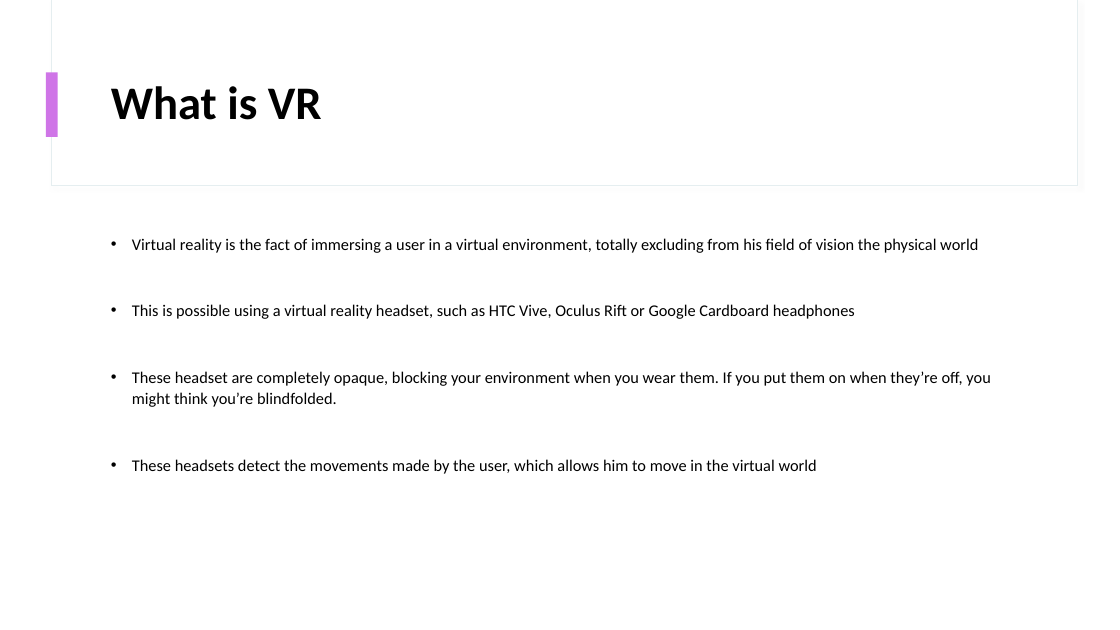
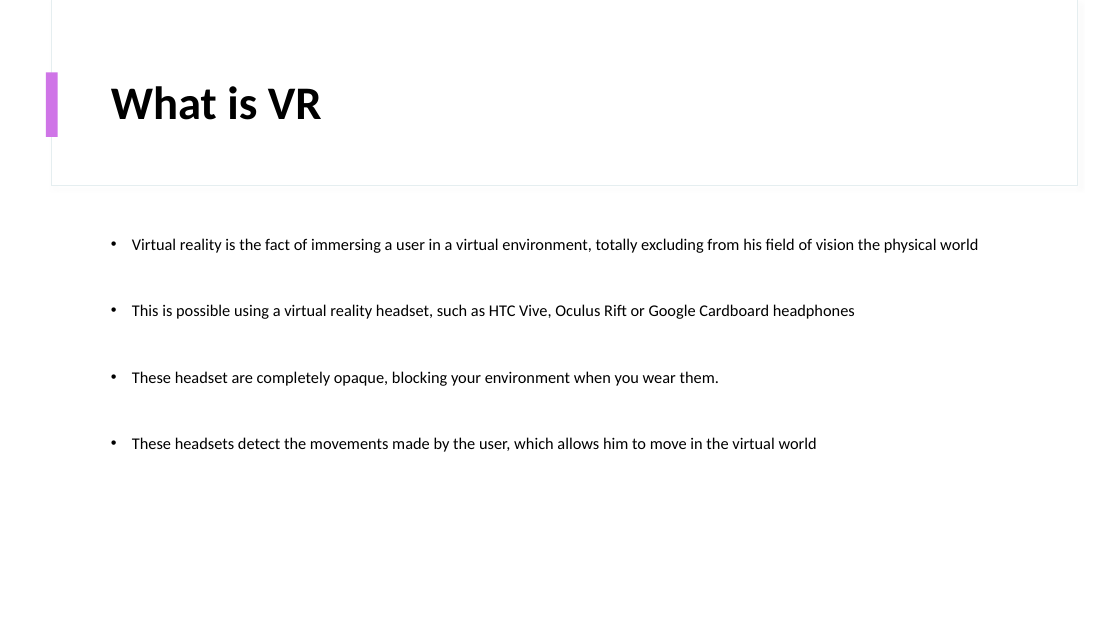
Before and after one commit to elie91/ESGI_Cours, a slide deck: slide 3 of Anglais/Présentation/EnglishPresentation.pptx. Drawn at 1120x630 pixels with LibreOffice and Linux fonts; fonts in the diff are those of the drawing. Boxes give left, top, right and bottom in pixels: in the first picture for what was removed or moved away, otherwise in the second. Text is boxed around its words. In the diff, an @@ line names an element or a change of style, - is before the commit and + after.

```diff
--- a/Anglais/Présentation/EnglishPresentation.pptx
+++ b/Anglais/Présentation/EnglishPresentation.pptx
@@ text at [132,371,719,386]: text changed @@
-• These headset are completely opaque, blocking your environment when you wear them. If you put them on when they’re off, you might think you’re blindfolded.
+• These headset are completely opaque, blocking your environment when you wear them.
```
Also in this commit, not shown: 3 other slides changed, 5 other files.
